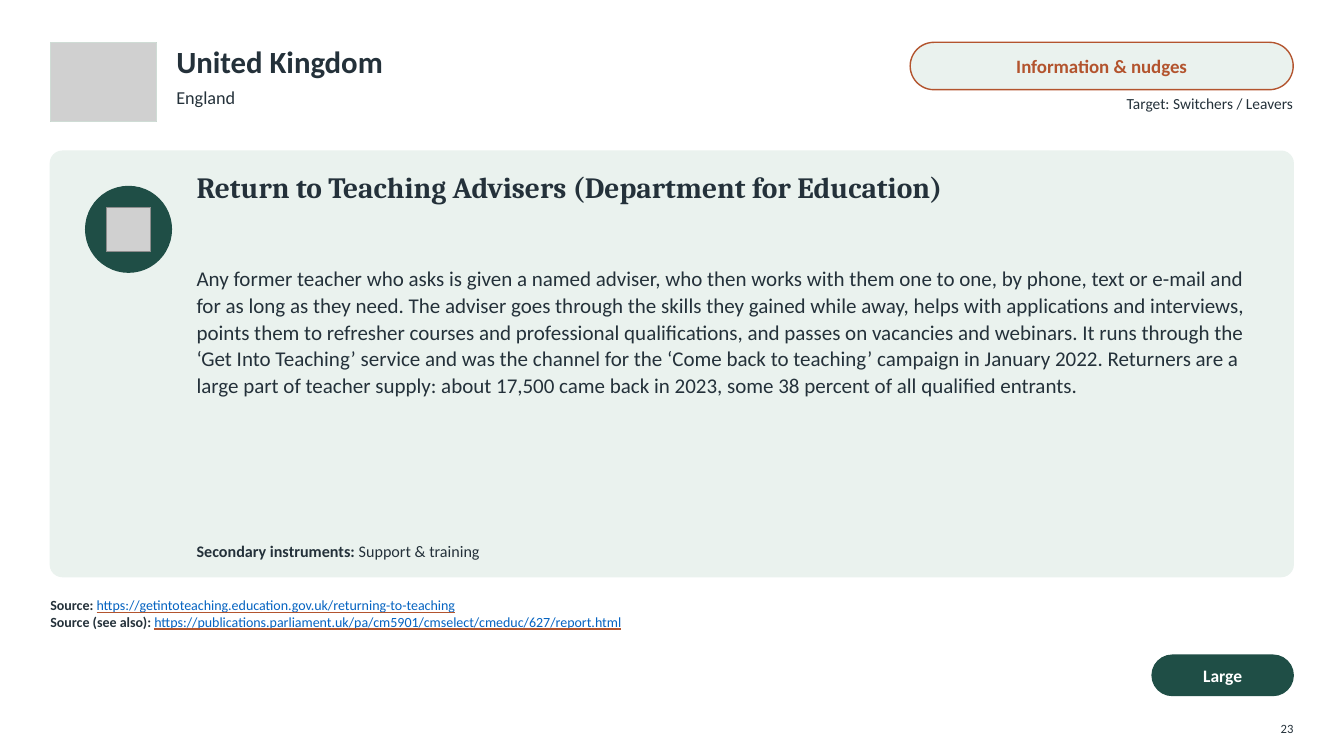
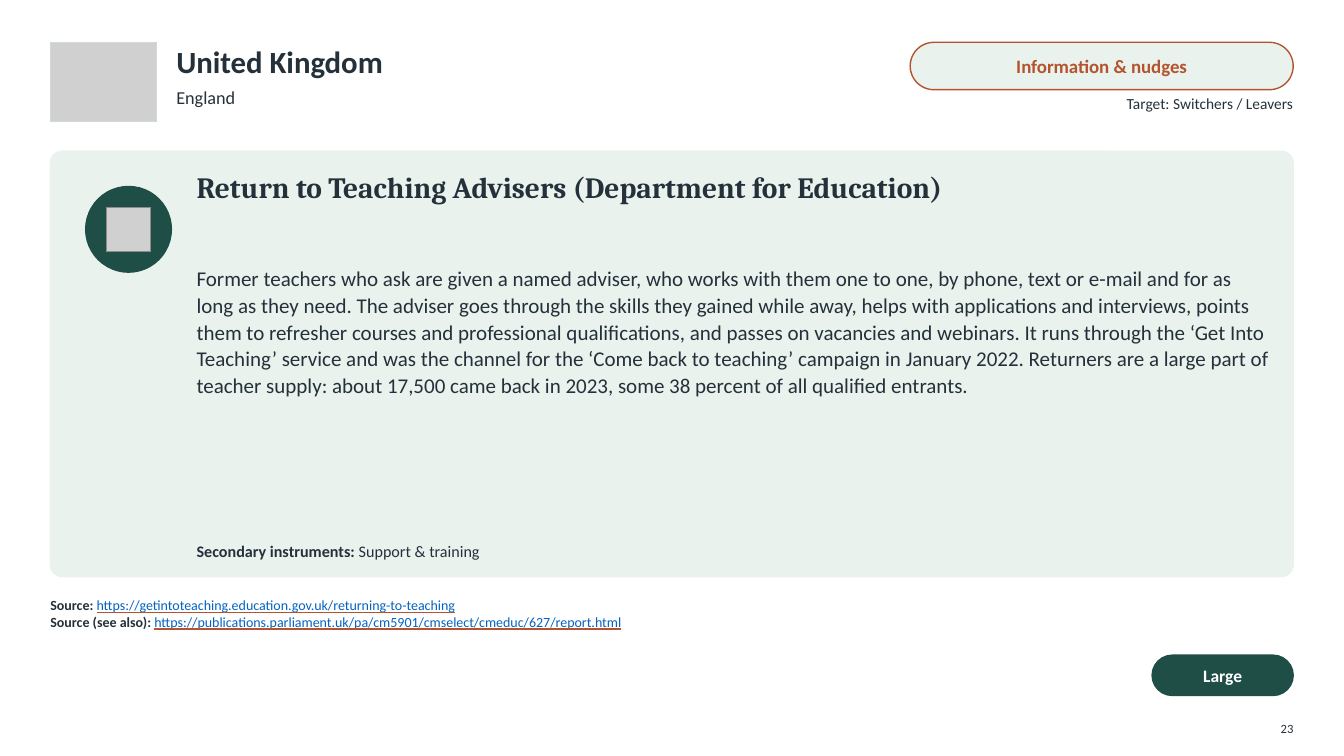
Before and after one commit to jedr1-ship-it/Alternative-Pathways----Quant, a slide deck: slide 23 of policies/Re-attracting_Former_Teachers.pptx. Drawn at 1344x756 pixels with LibreOffice and Linux fonts; fonts in the diff are those of the drawing; grey boxes stand for pictures. Boxes give left, top, right and bottom in pixels: in the first picture for what was removed or moved away, otherwise in the second. Text is boxed around its words. In the diff, an @@ line names an element or a change of style, - is before the commit and + after.

```diff
--- a/policies/Re-attracting_Former_Teachers.pptx
+++ b/policies/Re-attracting_Former_Teachers.pptx
@@ text at box(197, 271, 1268, 397): text changed @@
-Any former teacher who asks is given a named adviser, who then works with them one to one, by phone, text or e-mail and for as long as they need. The adviser goes through the skills they gained while away, helps with applications and interviews, points them to refresher courses and professional qualifications, and passes on vacancies and webinars. It runs through the ‘Get Into Teaching’ service and was the channel for the ‘Come back to teaching’ campaign in January 2022. Returners are a large part of teacher supply: about 17,500 came back in 2023, some 38 percent of all qualified entrants.
+Former teachers who ask are given a named adviser, who works with them one to one, by phone, text or e-mail and for as long as they need. The adviser goes through the skills they gained while away, helps with applications and interviews, points them to refresher courses and professional qualifications, and passes on vacancies and webinars. It runs through the ‘Get Into Teaching’ service and was the channel for the ‘Come back to teaching’ campaign in January 2022. Returners are a large part of teacher supply: about 17,500 came back in 2023, some 38 percent of all qualified entrants.
```
Also in this commit, not shown: 12 other slides changed, 2 other files.
